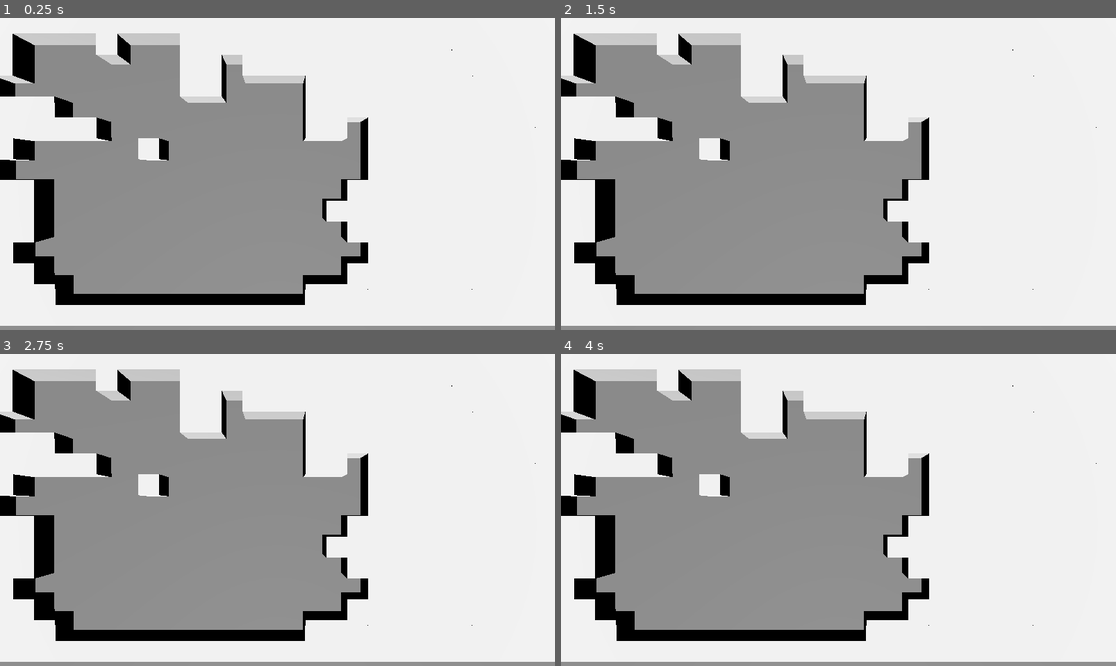
Above: before the commit, frames 1-4 (two rows, left to right).
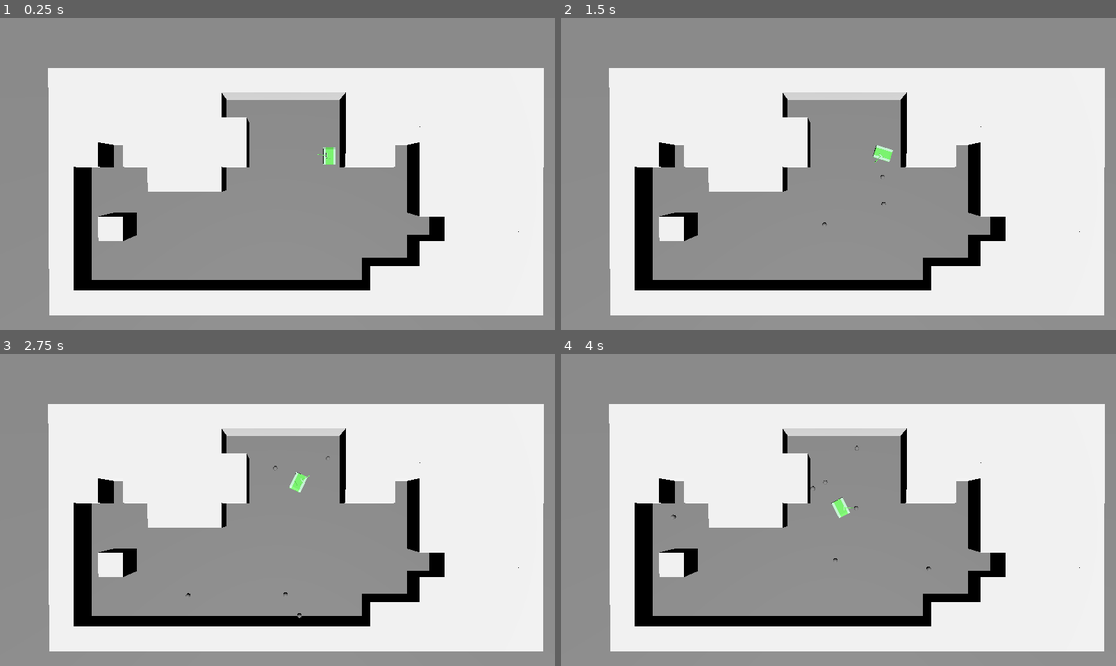
Above: after the commit, the same moments.

Repository: Luke-Joe/tank
Game: Godot game, scene res://scenes/main.tscn
The game is run twice, just before and just after one commit, with the same random seed, the same clock (stepped at 60 frames per second) and the same inputs.
Inputs (mouse positions are in pixels of both pictures, inside the frame that each line leads up to):
- Up to frame 1 (0.25 s): no input
- Up to frame 2 (1.5 s): tap Enter at 0.5 s; move the mouse to (960, 158) at 0.52 s; press the mouse at (960, 158) at 0.53 s; hold D (turn_right) 0.53-1.28 s; move the mouse to (727, 189) at 1.27 s; release the mouse at (727, 189) at 1.28 s; hold S (move_backward) from 1.28 s (still down); click (727, 189) at 1.35 s
- Up to frame 3 (2.75 s): move the mouse to (333, 441) at 2.02 s; release S (move_backward) at 2.03 s; press the mouse at (333, 441) at 2.03 s; hold D (turn_right) from 2.03 s (still down)
- Up to frame 4 (4 s): move the mouse to (810, 572) at 2.77 s; release D (turn_right) at 2.78 s; release the mouse at (810, 572) at 2.78 s; hold W (move_forward) 2.78-3.53 s; click (810, 572) at 2.85 s; move the mouse to (1005, 556) at 3.52 s; press the mouse at (1005, 556) at 3.53 s; hold A (turn_left) from 3.53 s (still down)

The runs differ from the first frame. In frame 1, 51% of the frame differs, in the area x 0-100%, y 0-99%; in frame 2, 51%; in frame 3, 51%; in frame 4, 51%.

Commit message:
simple player spawner

Diff:
--- a/scenes/main.tscn
+++ b/scenes/main.tscn
@@ -2,41 +2,16 @@
 
 [ext_resource type="PackedScene" uid="uid://dn2qd8twvwk7x" path="res://scenes/tank.tscn" id="1_o5qli"]
 [ext_resource type="Script" uid="uid://bgb2nhx5oloww" path="res://scripts/gameManager.gd" id="1_sugp2"]
-[ext_resource type="PackedScene" uid="uid://b6h1ur6h8sd7r" path="res://scenes/dummy.tscn" id="2_0wfyh"]
 [ext_resource type="PackedScene" uid="uid://dy881ddf1pys7" path="res://scenes/arena.tscn" id="2_jyhfs"]
 [ext_resource type="Script" uid="uid://caa07ncaki3db" path="res://scripts/camera.gd" id="4_tbgi4"]
-
-[sub_resource type="BoxShape3D" id="BoxShape3D_efo6m"]
-size = Vector3(50, 0.1, 50)
-
-[sub_resource type="BoxMesh" id="BoxMesh_efo6m"]
-
-[sub_resource type="BoxShape3D" id="BoxShape3D_o5qli"]
-size = Vector3(1, 3, 1)
-
-[sub_resource type="BoxMesh" id="BoxMesh_0wfyh"]
-
-[sub_resource type="StandardMaterial3D" id="StandardMaterial3D_o5qli"]
 
 [node name="Main_tscn" type="Node3D" unique_id=1479040445]
 
 [node name="GameManager" type="Node" parent="." unique_id=1607080417]
 script = ExtResource("1_sugp2")
+tank_scene = ExtResource("1_o5qli")
 
 [node name="Arena" parent="." unique_id=1584895406 instance=ExtResource("2_jyhfs")]
-
-[node name="Ground" type="StaticBody3D" parent="." unique_id=66066755]
-transform = Transform3D(1, 0, 0, 0, 1, 0, 0, 0, 1, 22.467129, 0, 17.386852)
-
-[node name="CollisionShape3D" type="CollisionShape3D" parent="Ground" unique_id=638260976]
-shape = SubResource("BoxShape3D_efo6m")
-
-[node name="MeshInstance3D" type="MeshInstance3D" parent="Ground" unique_id=1644311228]
-transform = Transform3D(50, 0, 0, 0, 0.1, 0, 0, 0, 50, 0, 0, 0)
-mesh = SubResource("BoxMesh_efo6m")
-
-[node name="VehicleBody3D" parent="." unique_id=1821173376 instance=ExtResource("1_o5qli")]
-transform = Transform3D(0.001, 0, 0, 0, 0.001, 0, 0, 0, 0.001, 0, 0.19257599, 0.2794215)
 
 [node name="Camera3D" type="Camera3D" parent="." unique_id=1014850842]
 transform = Transform3D(1, 0, 0, 0, -0.0037288668, 0.9999931, 0, -0.9999931, -0.0037288668, 0, 50, 0)
@@ -45,91 +20,3 @@
 
 [node name="DirectionalLight3D" type="DirectionalLight3D" parent="." unique_id=98977181]
 transform = Transform3D(1, 0, 0, 0, 0.50000006, 0.8660255, 0, -0.8660255, 0.50000006, 3.02, 0, 0)
-
-[node name="Tank" parent="." unique_id=573241699 instance=ExtResource("2_0wfyh")]
-transform = Transform3D(0.001, 0, 0, 0, 0.001, 0, 0, 0, 0.001, 0, 0.2593732, 1.1145834)
-
-[node name="Walls" type="Node" parent="." unique_id=235770113]
-
-[node name="Walls" type="StaticBody3D" parent="Walls" unique_id=2075681742]
-transform = Transform3D(7.5, 0, 0, 0, 1, 0, 0, 0, 0.25, 0, 0, -0.8962857)
-visible = false
-collision_mask = 0
-
-[node name="CollisionShape3D" type="CollisionShape3D" parent="Walls/Walls" unique_id=1230123897]
-shape = SubResource("BoxShape3D_o5qli")
-
-[node name="MeshInstance3D" type="MeshInstance3D" parent="Walls/Walls" unique_id=636813695]
-mesh = SubResource("BoxMesh_0wfyh")
-surface_material_override/0 = SubResource("StandardMaterial3D_o5qli")
-
-[node name="Walls2" type="StaticBody3D" parent="Walls" unique_id=1966011643]
-transform = Transform3D(7.5, 0, 0, 0, 1, 0, 0, 0, 0.25, 0, 0, 3.633984)
-visible = false
-
-[node name="CollisionShape3D" type="CollisionShape3D" parent="Walls/Walls2" unique_id=2021178935]
-shape = SubResource("BoxShape3D_o5qli")
-
-[node name="MeshInstance3D" type="MeshInstance3D" parent="Walls/Walls2" unique_id=1460709215]
-mesh = SubResource("BoxMesh_0wfyh")
-surface_material_override/0 = SubResource("StandardMaterial3D_o5qli")
-
-[node name="Walls3" type="StaticBody3D" parent="Walls" unique_id=268579819]
-transform = Transform3D(-3.278354e-07, 0, 0.25, 0, 1, 0, -7.5, 0, -1.0927847e-08, 3.3033636, 0, 1.7449329)
-visible = false
-
-[node name="CollisionShape3D" type="CollisionShape3D" parent="Walls/Walls3" unique_id=1463597215]
-shape = SubResource("BoxShape3D_o5qli")
-
-[node name="MeshInstance3D" type="MeshInstance3D" parent="Walls/Walls3" unique_id=993141968]
-transform = Transform3D(1, 0, 0, 0, 1, 0, -1.1368684e-13, 0, 1, 0.090149134, 0, 0)
-mesh = SubResource("BoxMesh_0wfyh")
-surface_material_override/0 = SubResource("StandardMaterial3D_o5qli")
-
-[node name="Walls4" type="StaticBody3D" parent="Walls" unique_id=1516536880]
-transform = Transform3D(-3.278354e-07, 0, 0.25, 0, 1, 0, -7.5, 0, -1.0927847e-08, -3.063894, 0, 1.7449329)
-visible = false
-
-[node name="CollisionShape3D" type="CollisionShape3D" parent="Walls/Walls4" unique_id=1875033923]
-shape = SubResource("BoxShape3D_o5qli")
-
-[node name="MeshInstance3D" type="MeshInstance3D" parent="Walls/Walls4" unique_id=913043365]
-transform = Transform3D(1, 0, 0, 0, 1, 0, -2.2737368e-13, 0, 1, 0.09024511, -0.004645691, 0.008478165)
-mesh = SubResource("BoxMesh_0wfyh")
-surface_material_override/0 = SubResource("StandardMaterial3D_o5qli")
-
-[node name="Walls5" type="StaticBody3D" parent="Walls" unique_id=466957027]
-transform = Transform3D(-4.371139e-08, 0, 0.25, 0, 1, 0, -1, 0, -1.0927847e-08, -1.6603705, 0, 1.7449329)
-visible = false
-
-[node name="CollisionShape3D" type="CollisionShape3D" parent="Walls/Walls5" unique_id=355485665]
-shape = SubResource("BoxShape3D_o5qli")
-
-[node name="MeshInstance3D" type="MeshInstance3D" parent="Walls/Walls5" unique_id=1358755980]
-transform = Transform3D(1, 0, 0, 0, 1, 0, -2.2737368e-13, 0, 1, 0.09024511, -0.004645691, 0.008478165)
-mesh = SubResource("BoxMesh_0wfyh")
-surface_material_override/0 = SubResource("StandardMaterial3D_o5qli")
-
-[node name="Walls6" type="StaticBody3D" parent="Walls" unique_id=1541079415]
-transform = Transform3D(-4.371139e-08, 0, 0.25, 0, 1, 0, -1, 0, -1.0927847e-08, 1.5348798, 0, 1.7449329)
-visible = false
-
-[node name="CollisionShape3D" type="CollisionShape3D" parent="Walls/Walls6" unique_id=1517392293]
-shape = SubResource("BoxShape3D_o5qli")
-
-[node name="MeshInstance3D" type="MeshInstance3D" parent="Walls/Walls6" unique_id=1296935743]
-transform = Transform3D(1, 0, 0, 0, 1, 0, -2.2737368e-13, 0, 1, 0.09024511, -0.004645691, 0.008478165)
-mesh = SubResource("BoxMesh_0wfyh")
-surface_material_override/0 = SubResource("StandardMaterial3D_o5qli")
-
-[node name="Walls7" type="StaticBody3D" parent="Walls" unique_id=1248192757]
-transform = Transform3D(1, 0, 0, 0, 1, 0, 0, 0, 0.25, -0.17613585, 0, 2.443232)
-visible = false
-
-[node name="CollisionShape3D" type="CollisionShape3D" parent="Walls/Walls7" unique_id=835969085]
-shape = SubResource("BoxShape3D_o5qli")
-
-[node name="MeshInstance3D" type="MeshInstance3D" parent="Walls/Walls7" unique_id=362428429]
-transform = Transform3D(1, 0, 0, 0, 1, 0, -2.2737368e-13, 0, 1, 0.09024511, -0.004645691, 0.008478165)
-mesh = SubResource("BoxMesh_0wfyh")
-surface_material_override/0 = SubResource("StandardMaterial3D_o5qli")
--- a/scripts/arena/arenaConfig.gd
+++ b/scripts/arena/arenaConfig.gd
@@ -2,10 +2,10 @@
 
 class_name ArenaConfig
 
-@export var grid_width: int = 29
-@export var grid_length: int = 15
-@export var cell_size := 1.5
-@export var wall_height := 1.5
+@export var grid_width: int = 20
+@export var grid_length: int = 10
+@export var cell_size := 0.4
+@export var wall_height := 0.4
 @export var seed: int = 0
 @export_range(0.1, 0.8) var carve_ratio: float = 0.4
 @export var spawn_count: int = 2
--- a/scripts/arena/arenaGenerator.gd
+++ b/scripts/arena/arenaGenerator.gd
@@ -1,13 +1,18 @@
 extends Node
+
+signal arena_ready(spawn_points: Array[Vector2i], config: ArenaConfig)
 
 # Called when the node enters the scene tree for the first time.
 func _ready() -> void:
+	add_to_group("arena_generator")
+
 	var strategy = DrunkardWalkStrategy.new()
 	var config = ArenaConfig.new()
 	var grid = strategy.generate(config)
 	_print_grid(grid)
 	_build_walls(grid, config)
 	_set_camera_position(config)
+	arena_ready.emit.call_deferred(strategy.get_spawn_points(), config)
 
 
 func _print_grid(grid: Array) -> void:
@@ -54,4 +59,4 @@
 	var center_y = (config.grid_length * config.cell_size) / 2 - config.camera_offset
 
 	var cam = get_viewport().get_camera_3d()
-	cam.position = Vector3(center_x, 17.5, center_y)
+	cam.position = Vector3(center_x, 4, center_y)
--- a/scripts/gameManager.gd
+++ b/scripts/gameManager.gd
@@ -28,6 +28,8 @@
 signal round_ended(winner_id: int, scores: Dictionary)
 
 func _ready() -> void:
+	var arena_generator = $"../Arena/ArenaGenerator"
+	arena_generator.arena_ready.connect(_on_arena_ready)
 	_set_state(MatchState.LOBBY)
 
 
@@ -65,3 +67,9 @@
 	state = s
 	print("Match State: ", state)
 	state_changed.emit(state)
+
+func _on_arena_ready(spawnPoints: Array[Vector2i], config: ArenaConfig) -> void:
+	for spawn in spawnPoints:
+		var tank = tank_scene.instantiate()
+		tank.position = Vector3(spawn.x * config.cell_size, 0.2, spawn.y * config.cell_size)
+		get_parent().add_child(tank)
